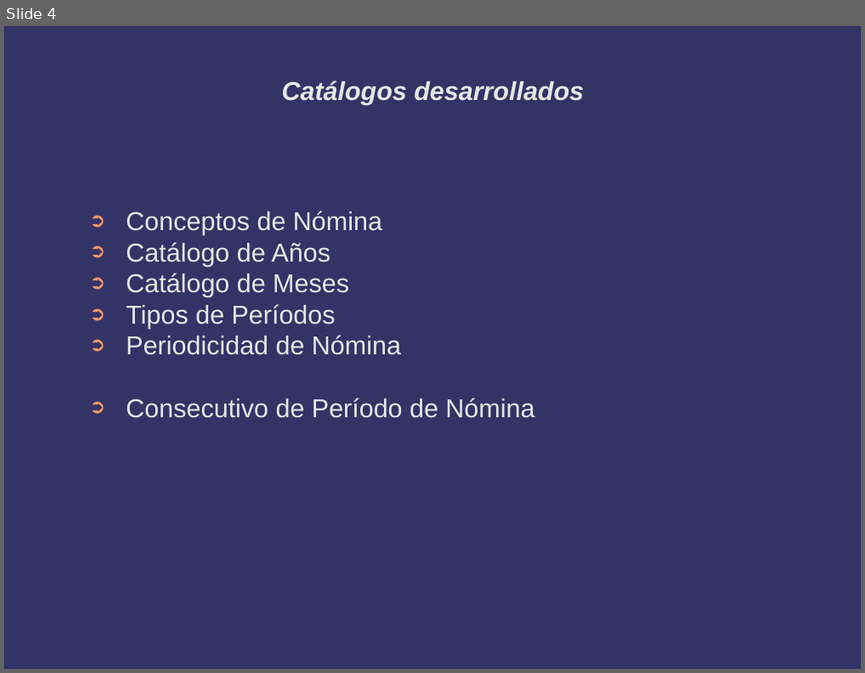
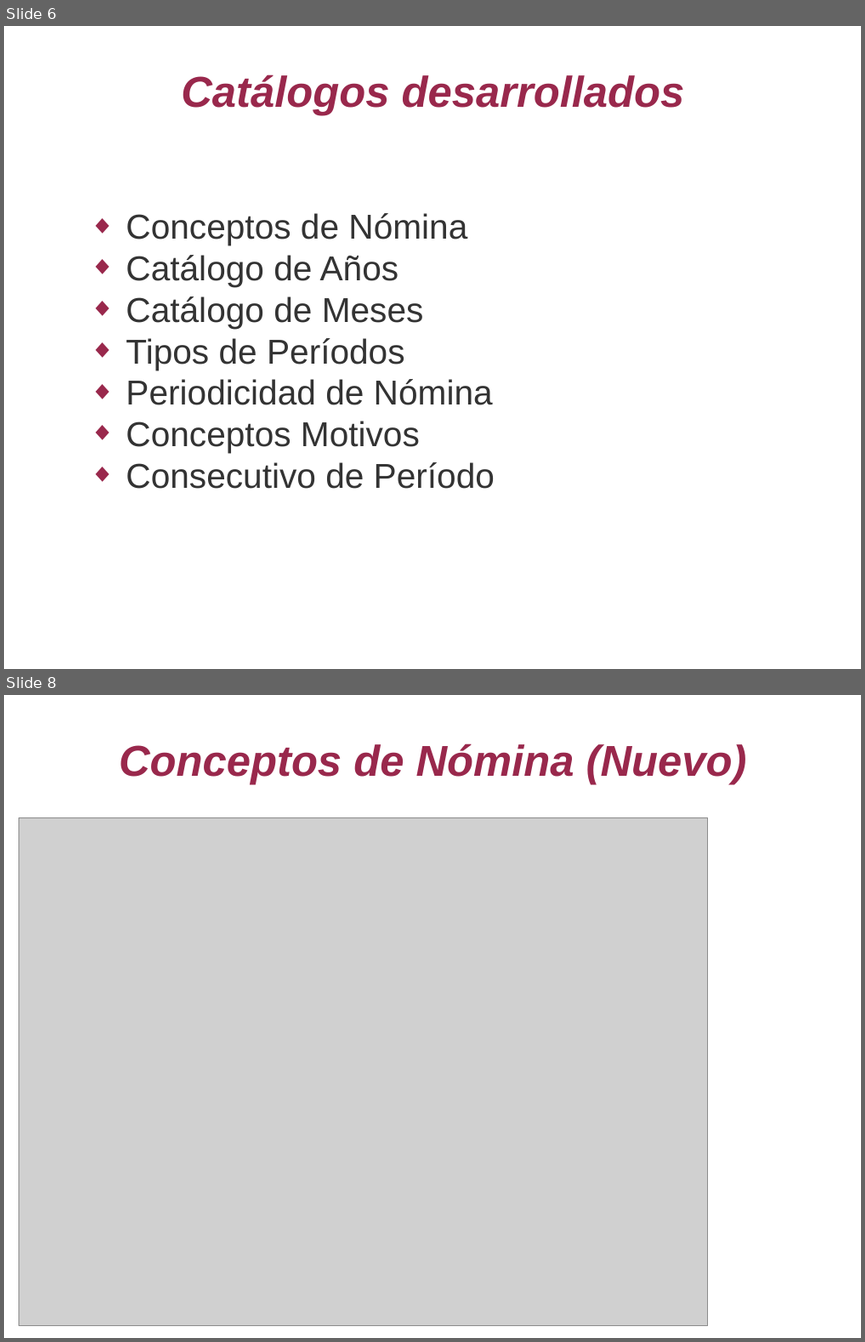
Before and after one commit to jas12345/ASN, a slide deck: Documentos/Avances ASN 20190321.odp. Shown one above the other, each under a label of ours: slide 4 before the commit, slides 6 and 8 after it; the slides between them are not shown. The pictures are 865x673 and 865x1342 pixels, drawn with LibreOffice and Linux fonts; fonts in the diff are those of the drawing; grey boxes stand for pictures; background and template pictures are left out. Boxes give left, top, right and bottom in pixels: in the first picture for what was removed or moved away, otherwise in the second. Text is boxed around its words. In the diff, an @@ line names an element or a change of style, - is before the commit and + after.

```diff
--- a/Documentos/Avances ASN 20190321.odp
+++ b/Documentos/Avances ASN 20190321.odp
@@ slide 8 added at (4,695,861,1338), background #FFFFFF @@
@@ title added at (119,743,747,784), 40 pt, text #99284C, bold, italic @@
+Conceptos de Nómina (Nuevo)
@@ picture added at (19,817,709,1326) @@
@@ what was slide 4 is now slide 6 @@
@@ slide 6 changed as well @@
@@ background #333366 to #FFFFFF @@
@@ title "Catálogos desarrollados" at (181,74,685,115): size 24 to 40 pt, text colour #E6E6E6 to #99284C @@
@@ text at (126,213,493,405): size 24 to 32 pt, text colour #E6E6E6 to #333333 in "Conceptos de Nómina", "Catálogo de Años", "Catálogo de Meses", "Tipos de Períodos" and 1 more places; bullet ➲ to ◆; bullet colour #FF9966 to #99284C @@
@@ text at (126,420,494,488): text changed; size 24 to 32 pt; text colour #E6E6E6 to #333333 @@
-➲ Consecutivo de Período de Nómina
+◆ Conceptos Motivos
+◆ Consecutivo de Período
```
Also in this commit, not shown: 5 other slides changed, 22 other slides added, 2 slides removed, 1 other file.
